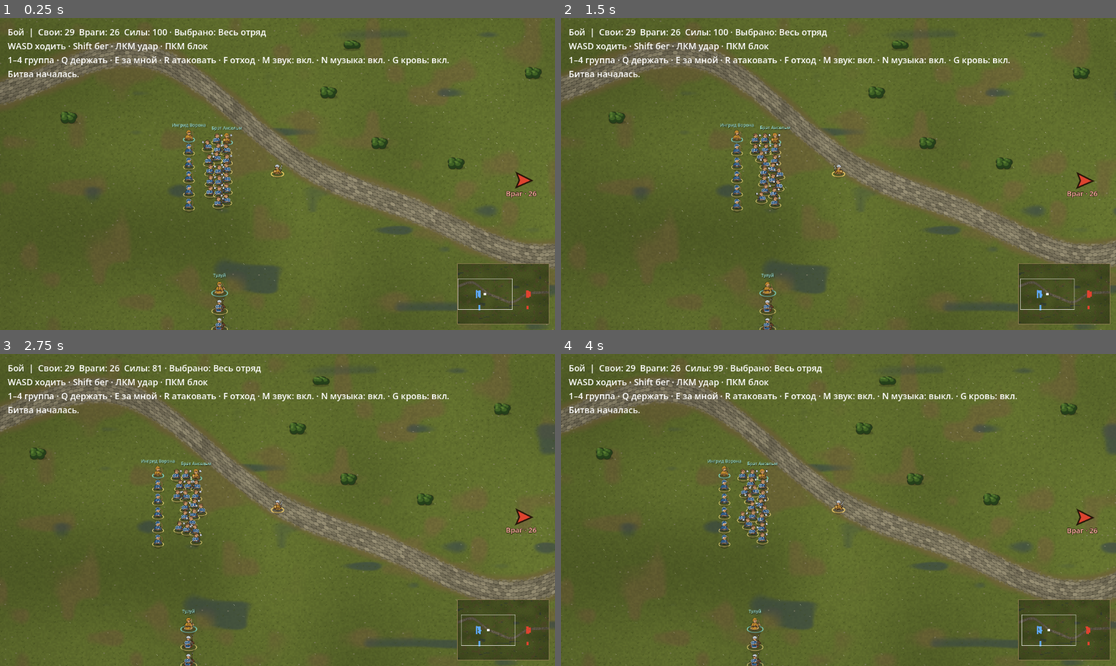
Above: before the commit, frames 1-4 (two rows, left to right).
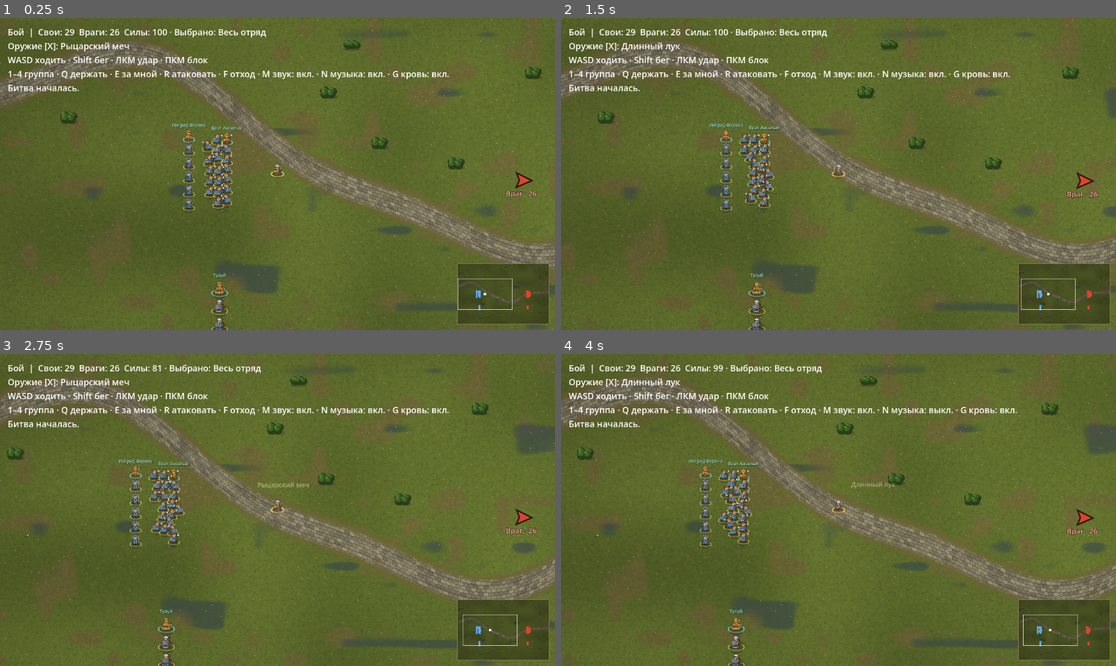
Above: after the commit, the same moments.

Repository: akglebak16/iron-standard
Game: Godot game, scene res://app/main.tscn
Two runs of this game, one before a commit and one after it. Both use one fixed random seed, a clock stepped at 60 frames per second and the inputs below.
Inputs (mouse positions are in pixels of both pictures, inside the frame that each line leads up to):
- Up to frame 1 (0.25 s): no input
- Up to frame 2 (1.5 s): tap Enter at 0.5 s; move the mouse to (960, 158) at 0.52 s; hold D 0.53-1.25 s; hold X 0.53-1.25 s; click (960, 158) at 0.67 s; drag from (727, 189) to (810, 236) at 1.27 s
- Up to frame 3 (2.75 s): move the mouse to (333, 441) at 2.02 s; hold D from 2.03 s (still down); hold Shift from 2.03 s (still down); tap X at 2.3 s
- Up to frame 4 (4 s): release D at 2.75 s; release Shift at 2.75 s; drag from (810, 572) to (672, 463) at 2.77 s; move the mouse to (1005, 556) at 3.52 s; hold A from 3.53 s (still down); hold X from 3.53 s (still down); tap N at 3.6 s

The runs differ from the first frame. In frame 1, 2.2% of the frame differs, in the area x 1-81%, y 7-51%; in frame 2, 9.4%; in frame 3, 13%, in the area x 0-100%, y 0-100%; in frame 4, 12%.

Commit message:
Подключить оружие героя и обратную связь смены

Diff:
--- a/godot/battle/application/session.gd
+++ b/godot/battle/application/session.gd
@@ -111,15 +111,23 @@
 
 func _handle_swap() -> void:
 	var pressed: bool = bool(_input.get("swap", false))
-	if pressed and not _swap_held and _gear_catalog != null and not _hero_profile.is_empty() and _hero.attack_windup < 0.0:
-		var selection := "melee" if _hero_profile.get("sel", "melee") == "ranged" else "ranged"
-		var candidate: Dictionary = _hero_profile.duplicate(true)
-		candidate.sel = selection
-		var gear: Dictionary = HeroGear.resolve(candidate, _gear_catalog)
-		if not gear.is_empty() and (selection == "melee" or gear.weapon.get("slot") == "ranged") and HeroStats.apply(_hero, candidate, gear, false):
-			_hero_profile = candidate
-			_hero.attack_cooldown = maxf(_hero.attack_cooldown, Config.HERO_SWAP_COOLDOWN_FLOOR)
+	var requested := pressed and not _swap_held
 	_swap_held = pressed
+	if not requested or _gear_catalog == null or _hero_profile.is_empty() or _hero.dead or _hero.gone or _hero.attack_windup >= 0.0:
+		return
+	var selection := "melee" if _hero.hero_weapon.get("slot") == "ranged" else "ranged"
+	var candidate := _hero_profile.duplicate(true)
+	candidate.sel = selection
+	var gear := HeroGear.resolve(candidate, _gear_catalog)
+	if gear.is_empty():
+		return
+	if selection == "ranged" and gear.weapon.get("slot") != "ranged":
+		_state.record_notice(Event.Kind.RANGED_WEAPON_UNAVAILABLE, {"position": _hero.position})
+		return
+	if HeroStats.apply(_hero, candidate, gear, false):
+		_hero_profile = candidate
+		_hero.attack_cooldown = maxf(_hero.attack_cooldown, Config.HERO_SWAP_COOLDOWN_FLOOR)
+		_state.record_notice(Event.Kind.WEAPON_SWAPPED, {"position": _hero.position, "weapon_name": gear.weapon.name, "target_id": _hero.id})
 
 func _side_alive(side: int) -> bool:
 	for unit: Unit in _state.units:
@@ -169,4 +177,5 @@
 		walls = _state.wall.segments()
 	var enemy_center: Vector2 = focus_sum[1] / focus_count[1] if focus_count[1] else Vector2.INF
 	return {"tick": _tick, "outcome": _outcome, "hero_down": _hero.dead, "arena_size": _state.arena_size, "hero_position": _hero.position, "camera_target": camera_target, "stamina": _hero.stamina, "counts": counts, "units": units, "shots": shots, "walls": walls,
-		"enemy_center": enemy_center, "enemy_strength": roundi(enemy_strength), "decided": _battle_over_at >= 0.0}
+		"enemy_center": enemy_center, "enemy_strength": roundi(enemy_strength), "decided": _battle_over_at >= 0.0,
+		"hero_weapon_name": _hero.hero_weapon.get("name", "")}
--- a/godot/battle/combat_event.gd
+++ b/godot/battle/combat_event.gd
@@ -2,7 +2,8 @@
 ## Shared codes for facts emitted by the simulation and read by presentation.
 
 enum Kind { HIT, BLOCK, CHARGE, DOWN, LAST_STAND, SHOT, SWING, BATTLE_STARTED,
-	ORDER_APPLIED, ENEMY_CHARGE, WALL_ALERT, GARRISON_CAVALRY, BATTLE_DECIDED, PROJECTILE_MISSED }
+	ORDER_APPLIED, ENEMY_CHARGE, WALL_ALERT, GARRISON_CAVALRY, BATTLE_DECIDED, PROJECTILE_MISSED,
+	WEAPON_SWAPPED, RANGED_WEAPON_UNAVAILABLE }
 enum Attack { NONE, MELEE, PROJECTILE, CHARGE, COUNTER }
 enum ImpactStyle { BLOOD, DUST, DARK_BLOOD }
 enum MeleeImpact { NONE, CUT, BLUNT, PIERCE }
--- a/godot/battle/data/demo_battle.tres
+++ b/godot/battle/data/demo_battle.tres
@@ -10,5 +10,6 @@
 player_army = Array[Dictionary]([{"type": "n1", "n": 18}, {"type": "n2a", "n": 5}, {"type": "n3c", "n": 2}])
 enemy_army = Array[Dictionary]([{"type": "e1", "n": 20}, {"type": "e2a", "n": 4}, {"type": "e3c", "n": 2}])
 hero_troop = "n3"
+hero_profile = {"name": "Ты", "str": 3, "vit": 3, "agi": 2, "int": 2, "cha": 2, "perks": [], "eq": {"head": "head_nasal", "body": "body_mail", "hands": "hands_leather", "legs": "legs_boots", "melee": "sword_knight", "ranged": "bow_long", "shield": "shield_banded"}, "sel": "melee", "hp": 1.0}
 companion_profiles = Array[Dictionary]([{"id": "anselm"}, {"id": "ingrid"}, {"id": "tului"}])
 hero_position = Vector2(780, 850)
--- a/godot/battle/presentation/audio/combat_audio.gd
+++ b/godot/battle/presentation/audio/combat_audio.gd
@@ -52,6 +52,7 @@
 		Event.Kind.ORDER_APPLIED: return Bank.Sound.HORN if event.order == Config.ORDER_CHARGE else Bank.Sound.ORDER
 		Event.Kind.ENEMY_CHARGE, Event.Kind.WALL_ALERT: return Bank.Sound.ENEMY_HORN
 		Event.Kind.BATTLE_DECIDED: return Bank.Sound.HORN if event.won else Bank.Sound.ENEMY_HORN
+		Event.Kind.WEAPON_SWAPPED: return Bank.Sound.WEAPON_CLICK
 		Event.Kind.SHOT: return Bank.Sound.BOW
 		Event.Kind.SWING: return Bank.Sound.SWING
 		Event.Kind.CHARGE: return Bank.Sound.CHARGE
@@ -65,7 +66,7 @@
 	return -1
 
 static func distance_gain(event: Dictionary, listener: Vector2) -> float:
-	if not event.has("position") or event.target_hero or event.kind == Event.Kind.SWING:
+	if not event.has("position") or event.kind in [Event.Kind.SWING, Event.Kind.WEAPON_SWAPPED] or event.get("target_hero", false):
 		return 1.0
 	var position: Vector2 = event.position
 	return clampf(NEAR_GAIN - listener.distance_to(position) / ATTENUATION_DISTANCE, MIN_DISTANCE_GAIN, 1.0)
--- a/godot/battle/presentation/audio/sound_bank.gd
+++ b/godot/battle/presentation/audio/sound_bank.gd
@@ -1,6 +1,6 @@
 extends RefCounted
 ## Short PCM effects synthesized from the tone and noise layers in src/04_audio.js.
-enum Sound { HIT, CLANG, SWING, BOW, ARROW_HIT, THUNK, DOWN, CHARGE, ORDER, HORN, ENEMY_HORN }
+enum Sound { HIT, CLANG, SWING, BOW, ARROW_HIT, THUNK, DOWN, CHARGE, ORDER, HORN, ENEMY_HORN, WEAPON_CLICK }
 enum Wave { SINE, TRIANGLE, SQUARE, SAW }
 enum Filter { LOW, HIGH, BAND }
 
@@ -10,7 +10,10 @@
 const ENVELOPE_FLOOR := 0.0001
 const PCM_MAX := 32767.0
 const NOISE_SEED := 4171
-const MIN_INTERVALS := [0.05, 0.06, 0.08, 0.05, 0.05, 0.06, 0.08, 0.1, 0.0, 0.0, 0.0]
+const WEAPON_CLICK_SECONDS := 0.05
+const WEAPON_CLICK_PITCH := Vector2(660, 440)
+const WEAPON_CLICK_VOLUME := 0.06
+const MIN_INTERVALS := [0.05, 0.06, 0.08, 0.05, 0.05, 0.06, 0.08, 0.1, 0.0, 0.0, 0.0, 0.0]
 const HORN_PARTIALS := [1.0, 1.005, 2.01]
 const HORN_START_RATIO := 0.96
 const HORN_RAMP_SECONDS := 0.35
@@ -36,6 +39,7 @@
 		Sound.ORDER: _render([_tone(392, 392, 0.09, Wave.TRIANGLE, 0.18), _tone(523, 523, 0.12, Wave.TRIANGLE, 0.18, 0.08)], [], rng),
 		Sound.HORN: _horn(146.0),
 		Sound.ENEMY_HORN: _horn(110.0),
+		Sound.WEAPON_CLICK: _render([_tone(WEAPON_CLICK_PITCH.x, WEAPON_CLICK_PITCH.y, WEAPON_CLICK_SECONDS, Wave.SQUARE, WEAPON_CLICK_VOLUME)], [], rng),
 	}
 
 static func _tone(start: float, finish: float, length: float, wave: Wave, volume: float, delay: float = 0.0) -> Dictionary:
--- a/godot/battle/presentation/combat_feedback.gd
+++ b/godot/battle/presentation/combat_feedback.gd
@@ -10,6 +10,9 @@
 const COMPANION_DOWN := "%s ранен и вынесен из боя."
 const LEADER_DOWN := "%s пал!"
 const HERO_KILL := "Герой сразил: %s."
+const RANGED_UNAVAILABLE_TEXT := "Нет дальнего оружия"
+const WEAPON_TEXT_COLOR := Color("#f1e3b0")
+const WEAPON_TEXT_OFFSET := Vector2(0, -8)
 const FATAL_IMPACT_COLOR := Color("#ff8d79")
 const FATAL_IMPACT_OFFSET := Vector2(0, -26)
 const BATTLE_STARTED := "Битва началась."
@@ -53,6 +56,10 @@
 			Event.Kind.LAST_STAND:
 				_label(event.position, LAST_STAND_TEXT, Demo.LAST_STAND_COLOR)
 				_log(HERO_RECOVERED)
+			Event.Kind.WEAPON_SWAPPED:
+				_label(event.position + WEAPON_TEXT_OFFSET, event.weapon_name, WEAPON_TEXT_COLOR)
+			Event.Kind.RANGED_WEAPON_UNAVAILABLE:
+				_label(event.position + WEAPON_TEXT_OFFSET, RANGED_UNAVAILABLE_TEXT, Demo.BLOCK_COLOR)
 			Event.Kind.DOWN:
 				if event.target_hero:
 					_log(HERO_DOWN)
--- a/godot/battle/presentation/demo_config.gd
+++ b/godot/battle/presentation/demo_config.gd
@@ -11,6 +11,7 @@
 const SOUND_ON := "вкл."
 const SOUND_OFF := "выкл."
 const HUD_TEXT := "%s  |  Свои: %d  Враги: %d  Силы: %d · Выбрано: %s"
+const WEAPON_HUD_TEXT := "\nОружие [X]: %s"
 const CONTROL_HINT := "\nWASD ходить · Shift бег · ЛКМ удар · ПКМ блок\n1–4 группа · Q держать · E за мной · R атаковать · F отход"
 
 const GROUP_NAMES := ["Пехота", "Стрелки", "Конница", "Весь отряд"]
--- a/godot/battle/presentation/unit_view.gd
+++ b/godot/battle/presentation/unit_view.gd
@@ -50,6 +50,7 @@
 				if event.attack == Event.Attack.MELEE and event.source_id >= 0 and not event.source_hero:
 					_attacks[event.source_id] = _time + ATTACK_SPRING_SECONDS
 			Event.Kind.SHOT, Event.Kind.SWING: _attacks[event.target_id] = _time + ATTACK_SPRING_SECONDS
+			Event.Kind.WEAPON_SWAPPED: _attacks.erase(event.target_id)
 			Event.Kind.DOWN:
 				if not event.target_hero and not event.target_companion:
 					_falls[event.target_id] = _time
--- a/godot/battle/presentation/view.gd
+++ b/godot/battle/presentation/view.gd
@@ -159,6 +159,8 @@
 		Session.Outcome.VICTORY: label = Demo.VICTORY
 		Session.Outcome.DEFEAT: label = Demo.DEFEAT
 	status.text = Demo.HUD_TEXT % [label, _frame.counts[0], _frame.counts[1], int(_frame.stamina), Demo.GROUP_NAMES[_selection]]
+	if not _frame.hero_down and not _frame.hero_weapon_name.is_empty():
+		status.text += Demo.WEAPON_HUD_TEXT % _frame.hero_weapon_name
 	status.text += Demo.CONTROL_HINT
 	status.text += Demo.SOUND_HINT % [Demo.SOUND_ON if _effects_enabled else Demo.SOUND_OFF, Demo.SOUND_ON if _music_enabled else Demo.SOUND_OFF]
 	status.text += Demo.BLOOD_HINT % (Demo.SOUND_ON if _impacts.blood_enabled else Demo.SOUND_OFF)
--- a/godot/battle/tests/application/test_session.gd
+++ b/godot/battle/tests/application/test_session.gd
@@ -8,6 +8,7 @@
 const GearCatalog = preload("res://equipment/data/gear_catalog.gd")
 const Config = preload("res://battle/config.gd")
 const Setup = preload("res://battle/data/battle_setup.gd")
+const Event = preload("res://battle/combat_event.gd")
 const TICK_SECONDS := 1.0 / 60.0
 const REPLAY_TICKS := 120
 
@@ -121,6 +122,7 @@
 	assert(catalog.load_data())
 	var setup: Setup = load("res://battle/data/demo_battle.tres").duplicate(true)
 	setup.companion_profiles.clear()
+	setup.hero_profile.clear()
 	var original_army := setup.player_army.duplicate(true)
 	var first := Factory.create(setup, catalog)
 	var second := Factory.create(setup, catalog)
@@ -169,15 +171,31 @@
 	assert(hero.weapon_kind == "sword" and hero.attack_range == 0.0)
 	var input := HeroInput.new()
 	input.swap = true
+	hero.attack_windup = TICK_SECONDS * 2.0
+	assert(session.set_hero_input(input))
+	session.advance(TICK_SECONDS)
+	assert(hero.hero_weapon.id == "sword_knight")
+	assert(not session.take_events().any(func(event): return event.kind == Event.Kind.WEAPON_SWAPPED))
+	hero.attack_windup = -1.0
+	session.advance(TICK_SECONDS)
+	assert(hero.hero_weapon.id == "sword_knight")
+	input.swap = false
+	assert(session.set_hero_input(input))
+	session.advance(TICK_SECONDS)
+	input.swap = true
 	assert(session.set_hero_input(input))
 	setup.hero_profile.eq.ranged = "missing" # Running session owns a detached profile.
 	session.advance(TICK_SECONDS)
 	assert(hero.weapon_kind == "throw" and hero.attack_range == 480.0)
 	assert(hero.hero_weapon.id == "jav_heavy")
+	assert(session.snapshot().hero_weapon_name == hero.hero_weapon.name)
+	var changed := session.take_events().filter(func(event): return event.kind == Event.Kind.WEAPON_SWAPPED)
+	assert(changed.size() == 1 and changed[0].weapon_name == hero.hero_weapon.name and changed[0].target_id == hero.id)
 	assert(hero.hp == health and hero.max_hp == maximum)
 	assert(hero.attack_cooldown > 0.0)
 	session.advance(TICK_SECONDS)
 	assert(hero.weapon_kind == "throw") # Holding X does not switch again.
+	assert(not session.take_events().any(func(event): return event.kind == Event.Kind.WEAPON_SWAPPED))
 	input.swap = false
 	session.set_hero_input(input)
 	session.advance(TICK_SECONDS)
@@ -189,10 +207,13 @@
 	assert(hero.hp == health)
 	var melee_only: Setup = load("res://battle/data/demo_battle.tres").duplicate(true)
 	melee_only.companion_profiles.clear()
-	melee_only.hero_profile = {"eq": {"melee": "sword_old"}}
+	melee_only.hero_profile = {"eq": {"melee": "sword_old"}, "sel": "ranged"}
 	var no_ranged := Factory.create(melee_only, troops, gear_catalog)
 	var no_ranged_input := HeroInput.new()
 	no_ranged_input.swap = true
 	no_ranged.set_hero_input(no_ranged_input)
 	no_ranged.advance(TICK_SECONDS)
 	assert(no_ranged._hero.weapon_kind == "sword")
+	assert(no_ranged.take_events().any(func(event): return event.kind == Event.Kind.RANGED_WEAPON_UNAVAILABLE))
+	no_ranged.advance(TICK_SECONDS)
+	assert(not no_ranged.take_events().any(func(event): return event.kind == Event.Kind.RANGED_WEAPON_UNAVAILABLE))
--- a/godot/battle/tests/presentation/test_combat_audio.gd
+++ b/godot/battle/tests/presentation/test_combat_audio.gd
@@ -11,7 +11,8 @@
 	for sound in bank:
 		var stream: AudioStreamWAV = bank[sound]
 		var expected_long: bool = sound == Bank.Sound.HORN or sound == Bank.Sound.ENEMY_HORN
-		assert(stream.get_length() >= 0.07 and stream.get_length() <= (1.81 if expected_long else 0.31))
+		var minimum := Bank.WEAPON_CLICK_SECONDS if sound == Bank.Sound.WEAPON_CLICK else 0.07
+		assert(stream.get_length() >= minimum - 1.0 / Bank.MIX_RATE and stream.get_length() <= (1.81 if expected_long else 0.31))
 		assert(not expected_long or stream.get_length() >= 1.8)
 		var audible := false
 		for i in range(0, stream.data.size(), 2):
@@ -30,6 +31,10 @@
 	assert(Audio.sound_for({"kind": Event.Kind.ORDER_APPLIED, "order": "hold"}) == Bank.Sound.ORDER)
 	assert(Audio.sound_for({"kind": Event.Kind.ORDER_APPLIED, "order": "charge"}) == Bank.Sound.HORN)
 	assert(Audio.sound_for({"kind": Event.Kind.WALL_ALERT}) == Bank.Sound.ENEMY_HORN)
+	var swapped := {"kind": Event.Kind.WEAPON_SWAPPED, "position": Vector2(1000, 0)}
+	assert(Audio.sound_for(swapped) == Bank.Sound.WEAPON_CLICK)
+	assert(Audio.distance_gain(swapped, Vector2.ZERO) == 1.0)
+	assert(Audio.sound_for({"kind": Event.Kind.RANGED_WEAPON_UNAVAILABLE}) == -1)
 	assert(Audio.distance_gain({"kind": Event.Kind.BATTLE_STARTED}, Vector2(3000, 1000)) == 1.0)
 	var note := Music._note(146.83)
 	var offset := roundi(0.38 * Bank.MIX_RATE) * 2
--- a/godot/battle/tests/presentation/test_scene.gd
+++ b/godot/battle/tests/presentation/test_scene.gd
@@ -6,6 +6,7 @@
 const CompanionCatalog = preload("res://characters/data/companion_catalog.gd")
 const PresentationPreferences = preload("res://app/presentation_preferences.gd")
 const UnitMarkers = preload("res://battle/presentation/unit_markers.gd")
+const SoundBank = preload("res://battle/presentation/audio/sound_bank.gd")
 const TICK := 1.0 / 60.0
 
 func _initialize() -> void:
@@ -64,7 +65,8 @@
 	launch.origin = Vector2.INF
 	view._physics_process(TICK)
 	assert(view._feedback._labels.size() == 1)
-	assert(view._audio._last_played.has(preload("res://battle/presentation/audio/sound_bank.gd").Sound.BOW))
+	assert(view._audio._last_played.has(SoundBank.Sound.BOW))
+	_check_weapon_hud(view)
 	var mute := InputEventKey.new()
 	mute.keycode = KEY_M
 	mute.pressed = true
@@ -124,6 +126,24 @@
 	key.keycode = KEY_4
 	view._unhandled_input(key)
 	assert(view.status.text.contains("Выбрано: Весь отряд"))
+
+func _check_weapon_hud(view) -> void:
+	assert(view.status.text.contains("Оружие [X]: Рыцарский меч"))
+	var key := InputEventKey.new()
+	key.keycode = KEY_X
+	key.pressed = true
+	Input.parse_input_event(key)
+	Input.flush_buffered_events()
+	view._physics_process(TICK)
+	assert(view.status.text.contains("Оружие [X]: Длинный лук"))
+	assert(view._feedback._labels.any(func(label): return label.text == "Длинный лук"))
+	assert(view._audio._last_played.has(SoundBank.Sound.WEAPON_CLICK))
+	assert(view.get_battle_snapshot().units.back().look.weapon == "bow")
+	key = InputEventKey.new()
+	key.keycode = KEY_X
+	Input.parse_input_event(key)
+	Input.flush_buffered_events()
+	view._physics_process(TICK)
 
 func _check_figure_cache(art) -> void:
 	var unit := {"side": 0, "faction": "nord", "hero": false, "companion": false, "mounted": false, "look": {"weapon": "sword"}}
--- a/godot/battle/tools/benchmark.gd
+++ b/godot/battle/tools/benchmark.gd
@@ -18,6 +18,7 @@
 	for army_size in [24, Config.SOLO_UNIT_CAP]:
 		var setup: Setup = load("res://battle/data/demo_battle.tres").duplicate(true)
 		setup.companion_profiles.clear()
+		setup.hero_profile.clear()
 		setup.player_army = [{"type": "n1", "n": army_size}]
 		setup.enemy_army = [{"type": "e1", "n": army_size}]
 		var session := Factory.create(setup, catalog)
Not shown, changed: CHANGELOG.md
Not shown, changed: godot/ARCHITECTURE.md
Not shown, changed: godot/MIGRATION_CHECKLIST.md
Not shown, changed: godot/battle/PARITY.md
Not shown, changed: shareness/lessons.md
